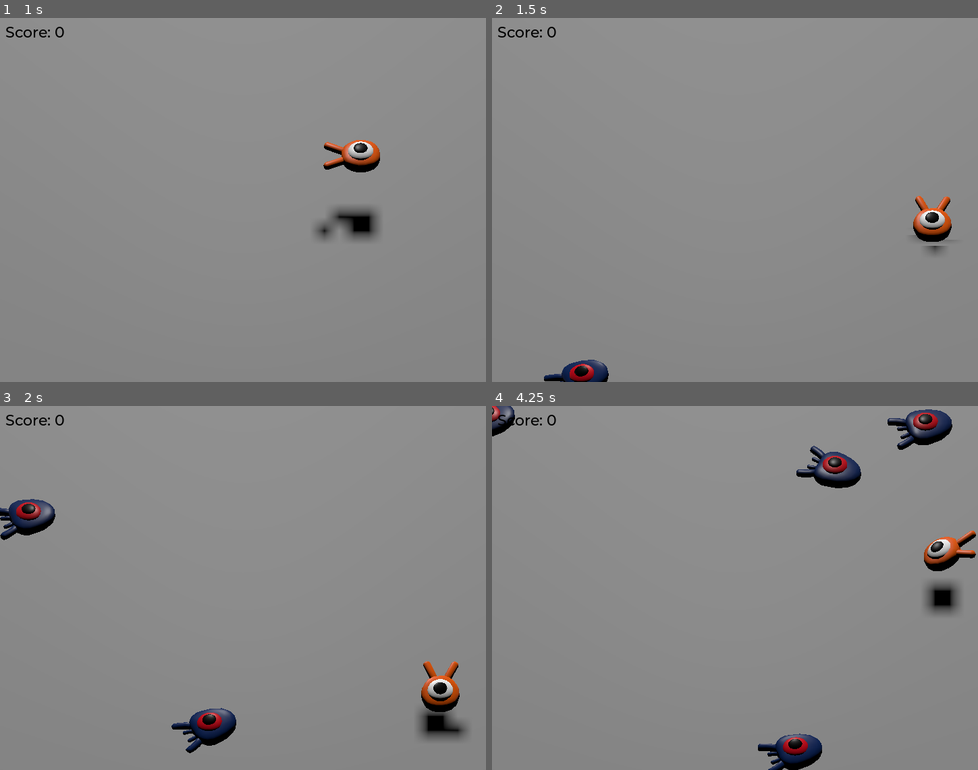
Above: before the commit, frames 1-4 (two rows, left to right).
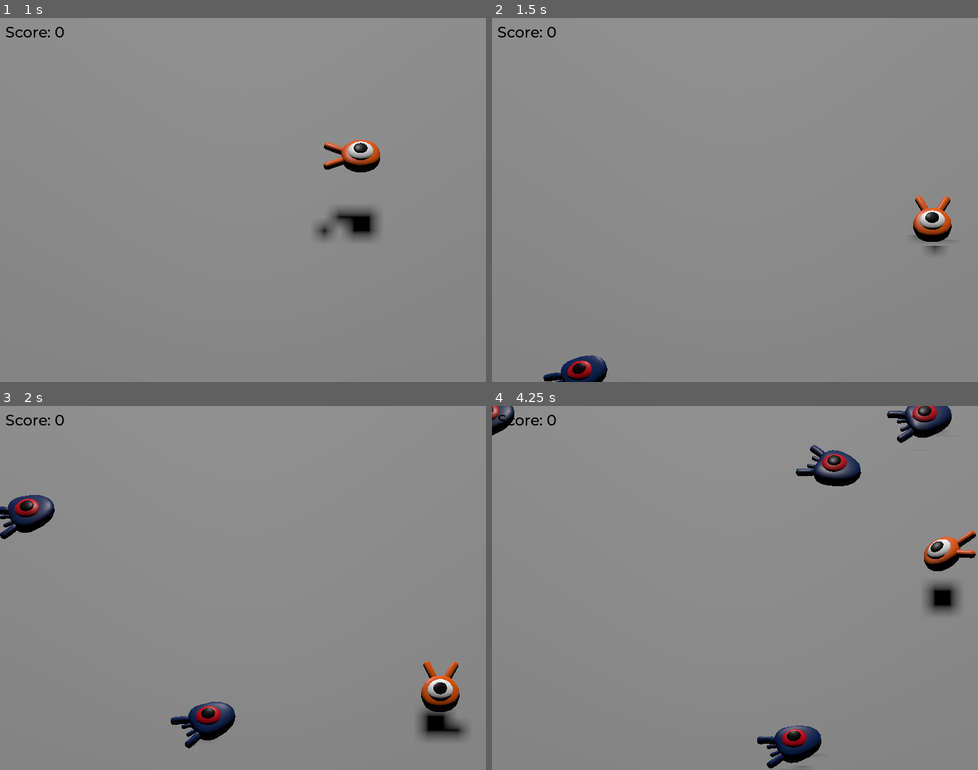
Above: after the commit, the same moments.

Repository: marleeeeeey/godot_exmples
Game: Godot game, scene res://scenes/main.tscn
Same seed, same stepped clock (60 frames per second), same inputs: the game is played once before the commit and once after it.
Inputs:
- Up to frame 1 (1 s): tap Enter (ui_accept) at 0.5 s; hold D (move_right) from 0.53 s (still down); tap Space (jump) at 0.77 s
- Up to frame 2 (1.5 s): release D (move_right) at 1.28 s; hold S (move_back) from 1.28 s (still down)
- Up to frame 3 (2 s): keep holding S (move_back); tap Space (jump) at 1.52 s
- Up to frame 4 (4.25 s): release S (move_back) at 2.03 s; hold D (move_right) 2.03-2.78 s; hold W (move_forward) 2.78-3.53 s; tap Space (jump) at 3.02, 3.77 s; hold A (move_left) from 3.53 s (still down)

Frame 1 is identical in both runs. In frame 2, 0.5% of the frame differs, in the area x 10-25%, y 92-100%; in frame 3, 1.8%; in frame 4, 2.8%, in the area x 0-95%, y 0-100%.

Commit message:
Copy animation from player to mob.

Diff:
--- a/004_first_3d_game/scenes/mob.tscn
+++ b/004_first_3d_game/scenes/mob.tscn
@@ -1,10 +1,43 @@
-[gd_scene load_steps=4 format=3 uid="uid://n2njj27f71th"]
+[gd_scene load_steps=6 format=3 uid="uid://n2njj27f71th"]
 
 [ext_resource type="PackedScene" uid="uid://d1cjool13r8my" path="res://art/mob.glb" id="1_bjntb"]
 [ext_resource type="Script" path="res://src/mob.gd" id="1_d5yge"]
 
 [sub_resource type="BoxShape3D" id="BoxShape3D_3tiqx"]
 size = Vector3(1.77751, 0.76123, 1.99411)
+
+[sub_resource type="Animation" id="Animation_rjr3e"]
+resource_name = "float"
+loop_mode = 1
+tracks/0/type = "value"
+tracks/0/imported = false
+tracks/0/enabled = true
+tracks/0/path = NodePath("Pivot/Character:position")
+tracks/0/interp = 1
+tracks/0/loop_wrap = true
+tracks/0/keys = {
+"times": PackedFloat32Array(0.3, 0.7, 1.2),
+"transitions": PackedFloat32Array(1, 2.07053, 1),
+"update": 0,
+"values": [Vector3(0, 0, 0), Vector3(0, 0.65, 0), Vector3(0, 0.35, 0)]
+}
+tracks/1/type = "value"
+tracks/1/imported = false
+tracks/1/enabled = true
+tracks/1/path = NodePath("Pivot/Character:rotation")
+tracks/1/interp = 1
+tracks/1/loop_wrap = true
+tracks/1/keys = {
+"times": PackedFloat32Array(0.1, 0.5, 1.2),
+"transitions": PackedFloat32Array(1, 0.435275, 1),
+"update": 0,
+"values": [Vector3(0, 0, 0), Vector3(0.139626, 0, 0), Vector3(-0.15708, 0, 0)]
+}
+
+[sub_resource type="AnimationLibrary" id="AnimationLibrary_xlyjd"]
+_data = {
+"float": SubResource("Animation_rjr3e")
+}
 
 [node name="Mob" type="CharacterBody3D" groups=["mob"]]
 collision_layer = 2
@@ -23,4 +56,10 @@
 transform = Transform3D(1, 0, 0, 0, 1, 0, 0, 0, 1, 0, 0, 0.456759)
 aabb = AABB(-1.23429, -1, -1.94174, 2.46857, 2, 3.88349)
 
+[node name="AnimationPlayer" type="AnimationPlayer" parent="."]
+libraries = {
+"": SubResource("AnimationLibrary_xlyjd")
+}
+autoplay = "float"
+
 [connection signal="screen_exited" from="VisibleOnScreenNotifier3D" to="." method="_on_visible_on_screen_notifier_3d_screen_exited"]
--- a/004_first_3d_game/scenes/player.tscn
+++ b/004_first_3d_game/scenes/player.tscn
@@ -9,6 +9,33 @@
 [sub_resource type="CylinderShape3D" id="CylinderShape3D_4kixi"]
 height = 0.2
 radius = 1.054
+
+[sub_resource type="Animation" id="Animation_56vnw"]
+length = 0.001
+tracks/0/type = "value"
+tracks/0/imported = false
+tracks/0/enabled = true
+tracks/0/path = NodePath("Pivot/Character:position")
+tracks/0/interp = 1
+tracks/0/loop_wrap = true
+tracks/0/keys = {
+"times": PackedFloat32Array(0),
+"transitions": PackedFloat32Array(1),
+"update": 0,
+"values": [Vector3(0, 0, 0)]
+}
+tracks/1/type = "value"
+tracks/1/imported = false
+tracks/1/enabled = true
+tracks/1/path = NodePath("Pivot/Character:rotation")
+tracks/1/interp = 1
+tracks/1/loop_wrap = true
+tracks/1/keys = {
+"times": PackedFloat32Array(0),
+"transitions": PackedFloat32Array(1),
+"update": 0,
+"values": [Vector3(0, 0, 0)]
+}
 
 [sub_resource type="Animation" id="Animation_pvfip"]
 resource_name = "float"
@@ -37,33 +64,6 @@
 "transitions": PackedFloat32Array(1, 0.435275, 1),
 "update": 0,
 "values": [Vector3(0, 0, 0), Vector3(0.139626, 0, 0), Vector3(-0.15708, 0, 0)]
-}
-
-[sub_resource type="Animation" id="Animation_56vnw"]
-length = 0.001
-tracks/0/type = "value"
-tracks/0/imported = false
-tracks/0/enabled = true
-tracks/0/path = NodePath("Pivot/Character:position")
-tracks/0/interp = 1
-tracks/0/loop_wrap = true
-tracks/0/keys = {
-"times": PackedFloat32Array(0),
-"transitions": PackedFloat32Array(1),
-"update": 0,
-"values": [Vector3(0, 0, 0)]
-}
-tracks/1/type = "value"
-tracks/1/imported = false
-tracks/1/enabled = true
-tracks/1/path = NodePath("Pivot/Character:rotation")
-tracks/1/interp = 1
-tracks/1/loop_wrap = true
-tracks/1/keys = {
-"times": PackedFloat32Array(0),
-"transitions": PackedFloat32Array(1),
-"update": 0,
-"values": [Vector3(0, 0, 0)]
 }
 
 [sub_resource type="AnimationLibrary" id="AnimationLibrary_j2r4a"]
--- a/004_first_3d_game/src/mob.gd
+++ b/004_first_3d_game/src/mob.gd
@@ -30,6 +30,9 @@
 	# in order to move in the direction the mob is looking.
 	velocity = velocity.rotated(Vector3.UP, rotation.y)
 
+	# Change the animaiton playback speed.d
+	$AnimationPlayer.speed_scale = random_speed / min_speed
+
 
 func _on_visible_on_screen_notifier_3d_screen_exited() -> void:
 	queue_free()
